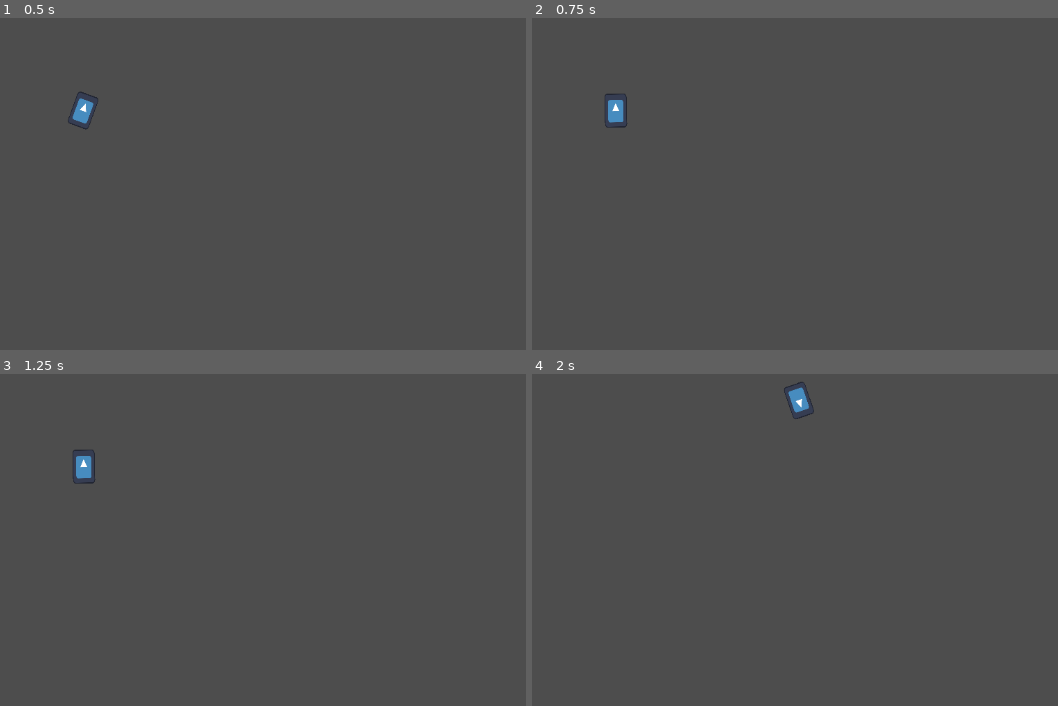
Above: before the commit, frames 1-4 (two rows, left to right).
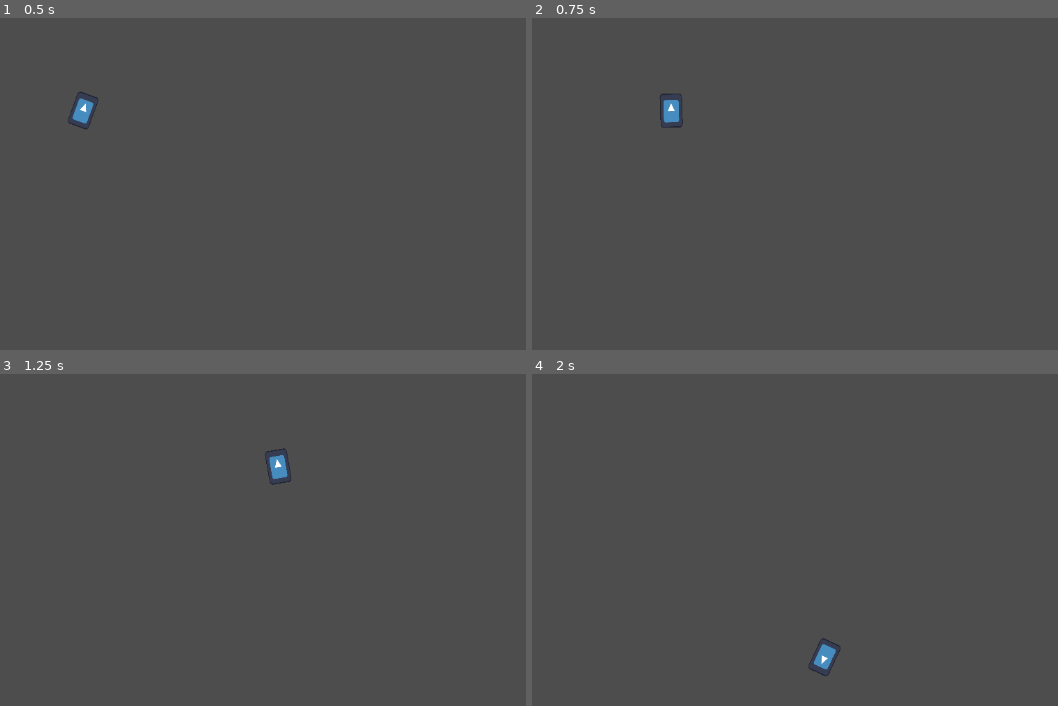
Above: after the commit, the same moments.

Repository: JehtBlack/tiny-creatures
Game: Godot game, scene res://scenes/super_level.tscn
Same seed, same stepped clock (60 frames per second), same inputs: the game is played once before the commit and once after it. The engine's default icon, where the game draws it, is replaced by a stand-in: a white triangle on a blue panel in a dark square.
Inputs (mouse positions are in pixels of both pictures, inside the frame that each line leads up to):
- Up to frame 1 (0.5 s): no input
- Up to frame 2 (0.75 s): tap Enter at 0.5 s; move the mouse to (837, 104) at 0.52 s; hold D (Right) from 0.53 s (still down)
- Up to frame 3 (1.25 s): keep holding D (Right)
- Up to frame 4 (2 s): move the mouse to (outside the picture) at 1.27 s; release D (Right) at 1.28 s; hold S (Backwards) from 1.28 s (still down)

Frame 1 is identical in both runs. In frame 2, 0.5% of the frame differs, in the area x 13-29%, y 22-34%; in frame 3, 0.5%; in frame 4, 0.6%, in the area x 47-59%, y 2-91%.

Commit message:
Better Controls

Diff:
--- a/scenes/player.gd
+++ b/scenes/player.gd
@@ -3,10 +3,21 @@
 
 @export var speed = 400
 
+var look = true
+
 func get_input():
-	look_at(get_global_mouse_position())
-	velocity = transform.x * Input.get_axis("Backwards", "Forwards") * speed
+	if look == true:
+		look_at(get_global_mouse_position())
+	var input_direction = Input.get_vector("Left", "Right", "Forwards", "Backwards")
+	velocity = input_direction * speed
 
 func _physics_process(delta):
 	get_input()
 	move_and_slide()
+
+
+func _on_control_mouse_entered():
+	look = false
+
+func _on_control_mouse_exited():
+	look = true
